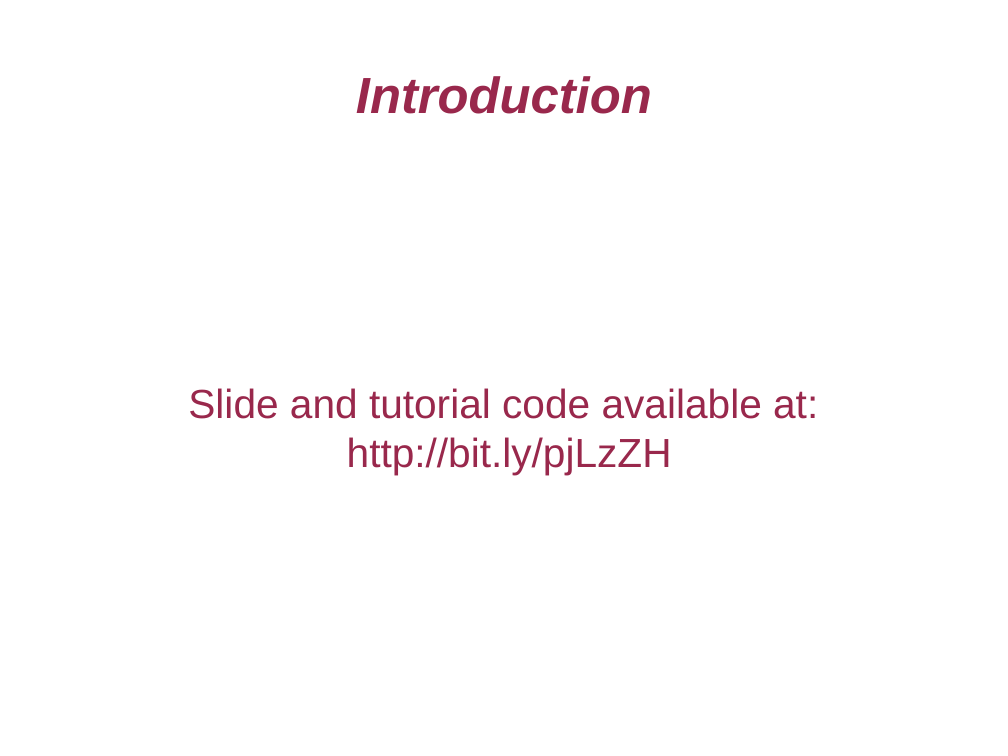
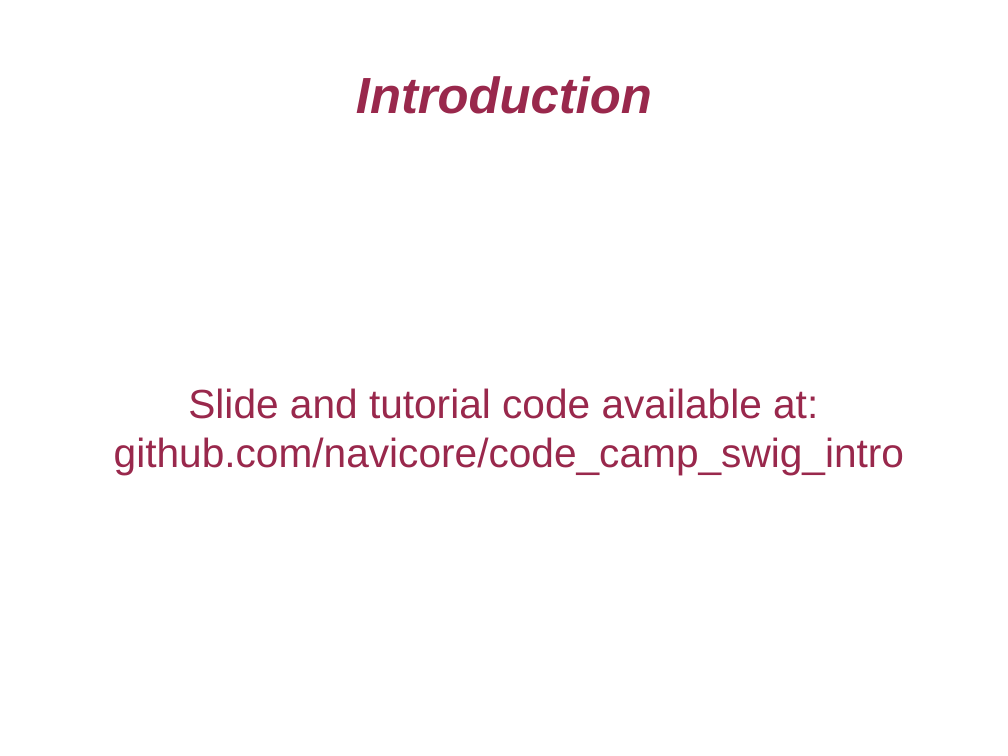
Before and after one commit to navicore/code_camp_swig_intro, a slide deck: slide 3 of code_camp_swig_2012.odp. Drawn at 1008x756 pixels with LibreOffice and Linux fonts; fonts in the diff are those of the drawing. Boxes give left, top, right and bottom in pixels: in the first picture for what was removed or moved away, otherwise in the second. Text is boxed around its words. In the diff, an @@ line names an element or a change of style, - is before the commit and + after.

Commit message:
new url

```diff
--- a/code_camp_swig_2012.odp
+++ b/code_camp_swig_2012.odp
@@ subtitle at <box>114,437,904,474</box>: text changed @@
-http://bit.ly/pjLzZH
+github.com/navicore/code_camp_swig_intro
```
